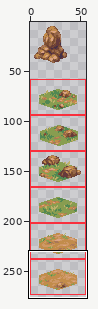
Sprite sheet -- dist/assets/hex-tile-experiment-tiles.png. Above: a wide view before the commit, with the close-up outlined.
Close-up. Earlier state:
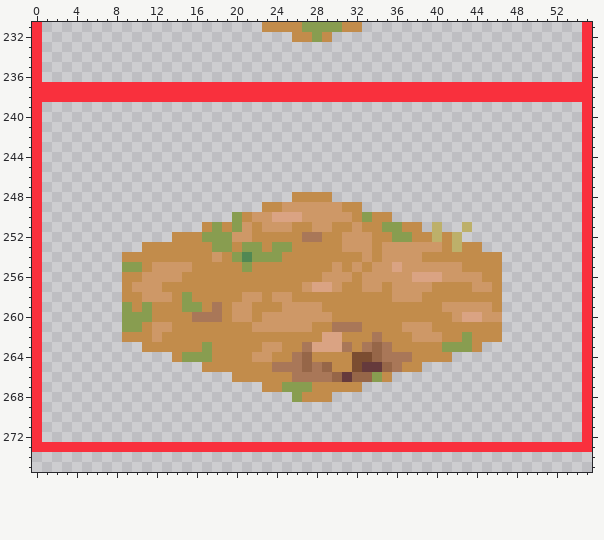
The file is 56x276 pixels. Shown: x 0..55, y 231..275. The old version is drawn lined up with the new one. The wide view leaves out empty margins. The commit also changed other parts of the picture, which this record leaves out.
New version:
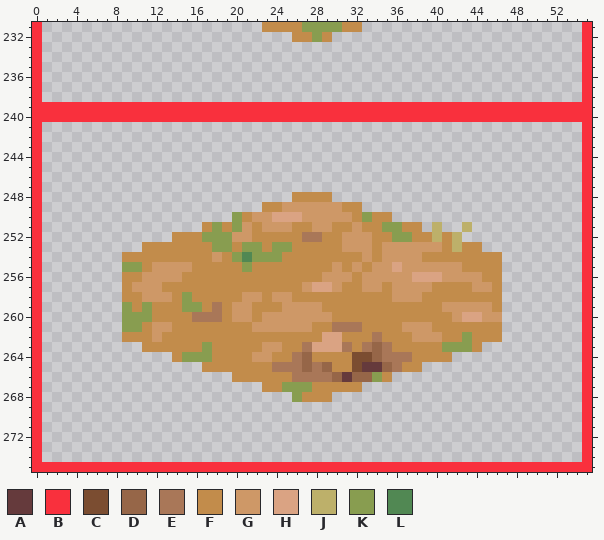
Palette (. is transparent): A #653a3c  B #f9303d  C #7b4d31  D #966648  E #a97758  F #c28c4b  G #ce9867  H #daa383  J #bdb06a  K #889d50  L #518853
Difference:
whole drawing moved by +0,-2 (the old picture is shown already moved)
Colour B now appears in rows 239 to 240 at x 1 to 54; in row 274 at x 0 and 55; in row 275 at x 0 to 55.
The author cleared colour B in rows 237 to 238 at x 1 to 54; in row 273 at x 1 to 54.
Boxes around the changes in both close-ups, in picture pixels (x1, y1, x2, y2):
changed: (42, 82, 582, 122)
changed: (32, 442, 592, 472)
